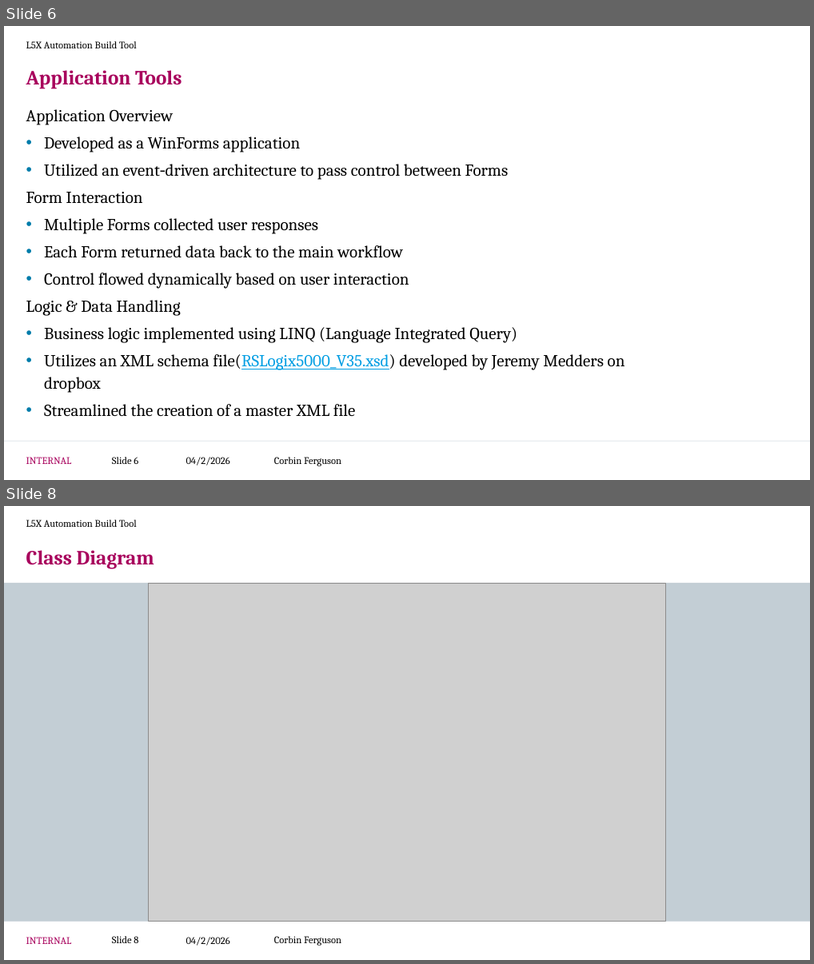
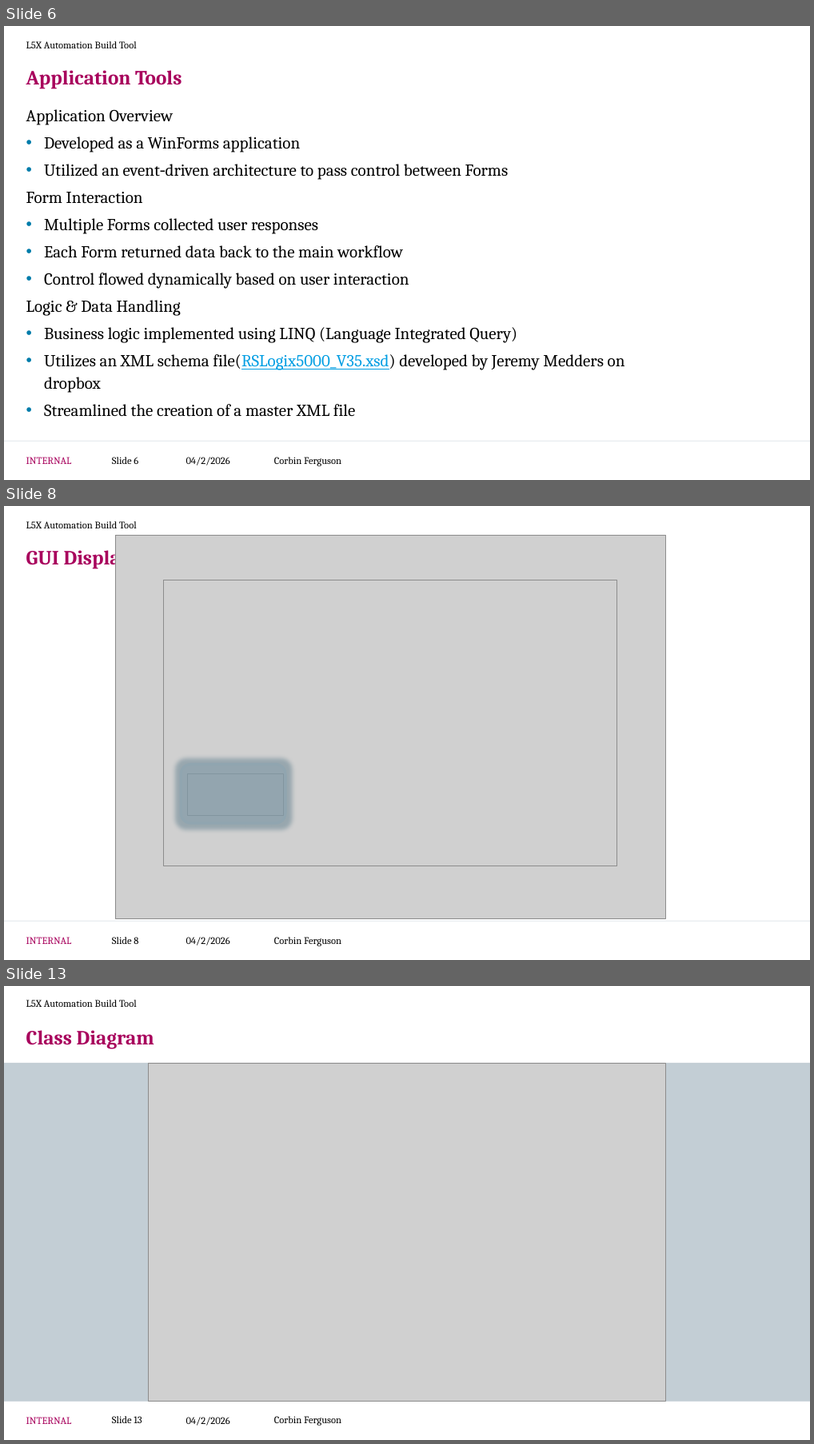
Before and after one commit to CorbinFerguson/ThesisBuildTool, a slide deck: Thesis Writing Documents/Project Development.pptx. Shown one above the other, each under a label of ours: slides 6 and 8 before the commit, slides 6, 8 and 13 after it; the slides between them are not shown. The pictures are 814x964 and 814x1444 pixels, drawn with LibreOffice and Linux fonts; fonts in the diff are those of the drawing; grey boxes stand for pictures; background and template pictures are left out. Boxes give left, top, right and bottom in pixels: in the first picture for what was removed or moved away, otherwise in the second. Text is boxed around its words. In the diff, an @@ line names an element or a change of style, - is before the commit and + after.

```diff
--- a/Thesis Writing Documents/Project Development.pptx
+++ b/Thesis Writing Documents/Project Development.pptx
@@ slide 8 added at (4,506,810,960), background #FFFFFF; not listed: 3 template elements that a slide beside it also shows @@
@@ text added at (26,521,137,528), 12 pt, text #000000 @@
+L5X Automation Build Tool
@@ title added at (26,546,139,569), 24 pt, text #A8005C, bold @@
+GUI Displays Flowchart
@@ picture added at (115,536,666,919) @@
@@ picture added at (164,580,618,865) @@
@@ rounded rectangle added at (182,764,286,823), fill #90A5B0 at 60% opacity, outline #90A5B0 3 pt @@
@@ picture added at (187,773,283,816) @@
@@ page number added at (112,936,138,944), 12 pt, text #000000 @@
+Slide 8
@@ text added at (274,936,342,946), 12 pt, text #000000 @@
+Corbin Ferguson
@@ what was slide 8 is now slide 13 @@
@@ page number at (112,1416,142,1423): text changed @@
-Slide 8
+Slide 13
```
Also in this commit, not shown: 1 slide changed, 4 other slides added.
